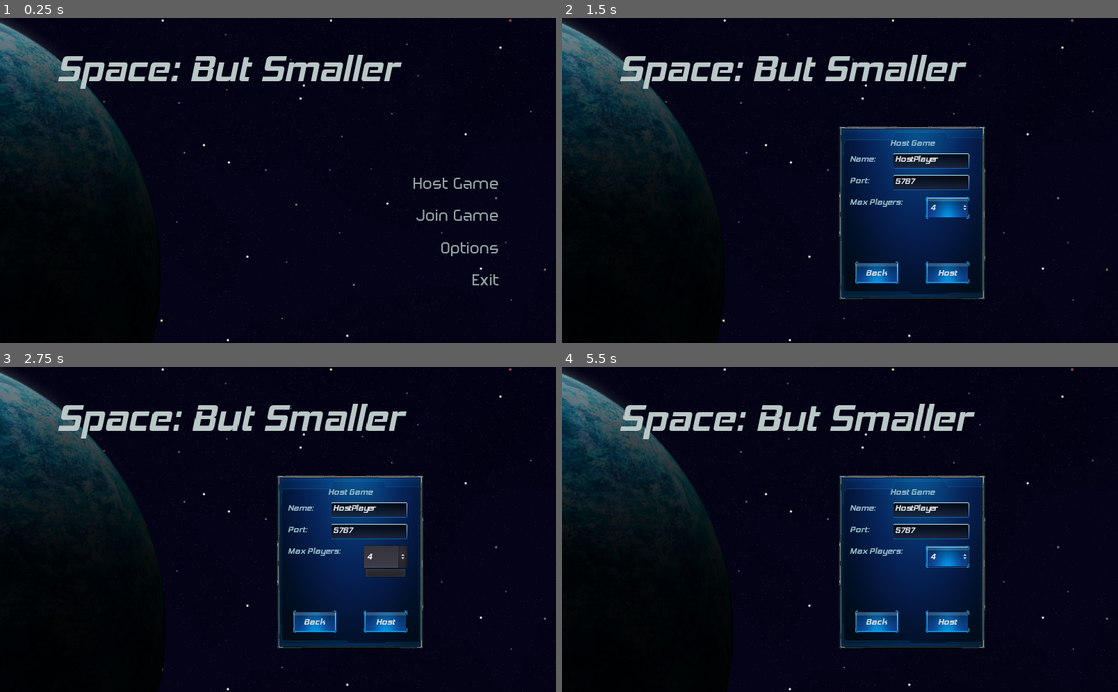
Above: before the commit, frames 1-4 (two rows, left to right).
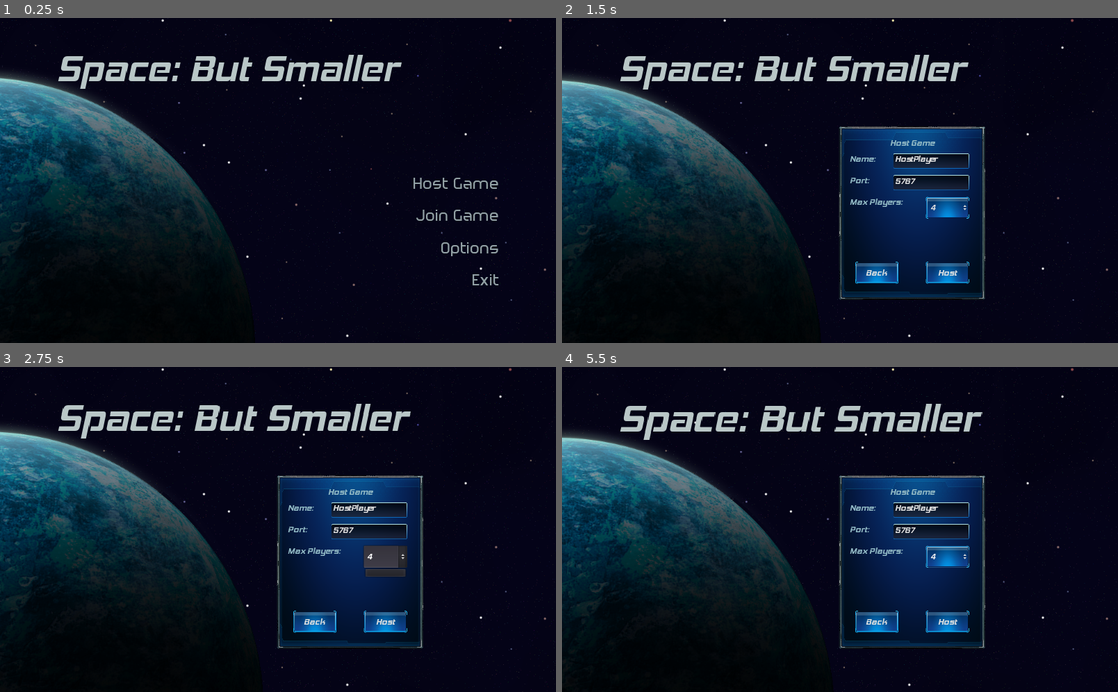
Above: after the commit, the same moments.

Repository: Bradels/minijam2022
Game: Godot game, scene res://Main.tscn
Same seed, same stepped clock (60 frames per second), same inputs: the game is played once before the commit and once after it.
Inputs (mouse positions are in pixels of both pictures, inside the frame that each line leads up to):
- Up to frame 1 (0.25 s): no input
- Up to frame 2 (1.5 s): move the mouse to (962, 164) at 0.52 s; press the mouse at (962, 164) at 0.53 s; hold D (right) 0.53-1.25 s; release the mouse at (962, 164) at 1.25 s; click "Host Game" at 1.25 s
- Up to frame 3 (2.75 s): click "4" at 2 s
- Up to frame 4 (5.5 s): move the mouse to (728, 545) at 2.77 s; hold S (down) 2.78-3.53 s; right-click (728, 545) at 2.85 s; move the mouse to (895, 458) at 3.52 s; hold D (right) 3.53-4.28 s; hold Mouse wheel up (zoom_in) 3.53-4.28 s; move the mouse to (812, 594) at 4.27 s; hold W (ship_forward) 4.28-5.03 s; tap Mouse wheel down (zoom_out) at 4.35 s; move the mouse to (1006, 578) at 5.02 s; press the mouse at (1006, 578) at 5.03 s; hold A (left) from 5.03 s (still down)

The runs differ from the first frame. In frame 1, 14% of the frame differs, in the area x 0-46%, y 0-100%; in frame 2, 15%; in frame 3, 16%; in frame 4, 18%, in the area x 0-76%, y 0-100%.

Commit message:
Menu animation deltad

Diff:
--- a/Components/Menus/Menu.gd
+++ b/Components/Menus/Menu.gd
@@ -2,7 +2,7 @@
 
 
 onready var root = get_node('/root/Main')
-var title_scale_speed = 0.0001
+var title_scale_speed = 0.01
 var title_scale_dir = 1
 var is_in_game = false
 
@@ -20,9 +20,10 @@
 
 
 func _process(delta):
-	$Background/Planet.rect_position.x += 0.06
-	$Background/Planet.rect_position.y += 0.04
-	$Background/Title.rect_scale += Vector2(title_scale_speed * title_scale_dir, title_scale_speed * title_scale_dir)
+	$Background/Planet.position.x += 6 * delta
+	$Background/Planet.position.y += 4 * delta
+	var scale_speed = title_scale_speed * title_scale_dir * delta
+	$Background/Title.rect_scale += Vector2(scale_speed, scale_speed)
 	if $Background/Title.rect_scale.x > 1.2:
 		title_scale_dir = -1
 		$Background/Title.rect_scale = Vector2(1.2, 1.2)
@@ -151,8 +152,9 @@
 
 func _on_PauseMenu_MenuButton_pressed():
 	play_button_press_audio()
-	get_node("/root/Main/Location").queue_free()
+	root._reset_scene()
 	is_in_game = false
+	$MenuMusic.play(0.0)
 	change_menu("MainMenu")
 
 
--- a/Main.tscn
+++ b/Main.tscn
@@ -63,15 +63,9 @@
 "_edit_use_anchors_": false
 }
 
-[node name="Planet" type="TextureRect" parent="CanvasLayer/Menu/Background"]
-margin_left = -754.0
-margin_top = -65.0
-margin_right = 295.0
-margin_bottom = 984.0
+[node name="Planet" type="Sprite" parent="CanvasLayer/Menu/Background"]
+position = Vector2( -56, 608 )
 texture = ExtResource( 7 )
-__meta__ = {
-"_edit_use_anchors_": false
-}
 
 [node name="Title" type="Label" parent="CanvasLayer/Menu/Background"]
 margin_left = 104.0
